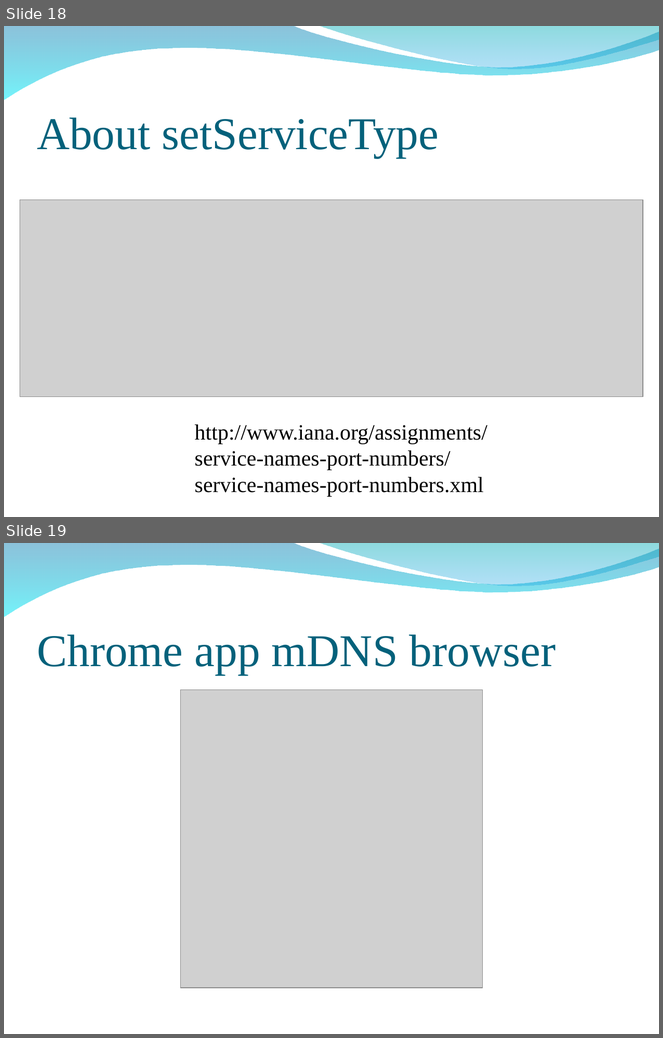
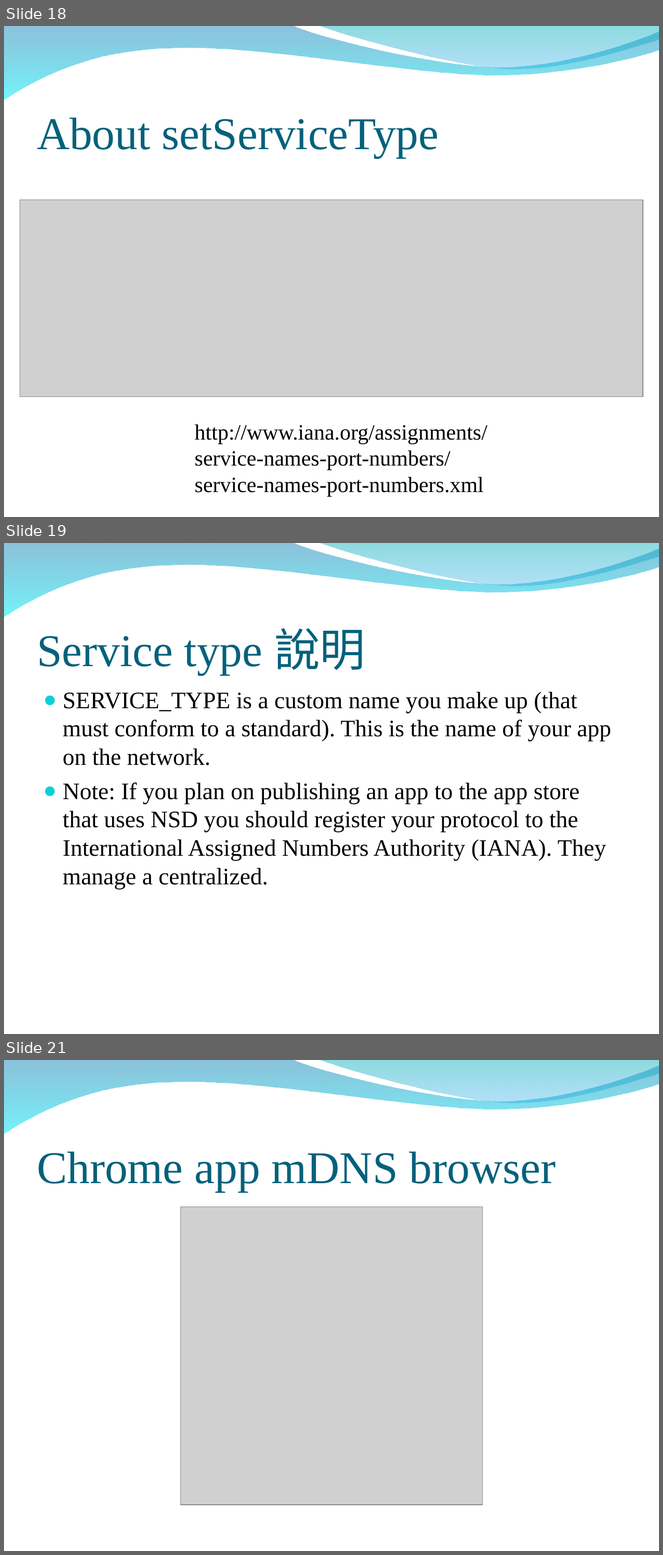
Before and after one commit to peter279k/regular_meeting, a slide deck: mDNS.ppt. Shown one above the other, each under a label of ours: slides 18 and 19 before the commit, slides 18, 19 and 21 after it; the slides between them are not shown. The pictures are 663x1038 and 663x1555 pixels, drawn with LibreOffice and Linux fonts; fonts in the diff are those of the drawing; grey boxes stand for pictures; background and template pictures are left out. Boxes give left, top, right and bottom in pixels: in the first picture for what was removed or moved away, otherwise in the second. Text is boxed around its words. In the diff, an @@ line names an element or a change of style, - is before the commit and + after.

```diff
--- a/mDNS.ppt
+++ b/mDNS.ppt
@@ slide 19 added at [4,543,659,1034], background picture (left out); not listed: 2 template elements that a slide beside it also shows @@
@@ title added at [37,628,365,675], 50 pt, text #04617B @@
+Service type 說明
@@ text added at [63,692,611,889], 26 pt, text #000000 @@
+● SERVICE_TYPE is a custom name you make up (that must conform to a standard). This is the name of your app on the network.
+● Note: If you plan on publishing an app to the app store that uses NSD you should register your protocol to the International Assigned Numbers Authority (IANA). They manage a centralized.
@@ what was slide 19 is now slide 21 @@
```
Also in this commit, not shown: 6 other slides added, 49 other files.
